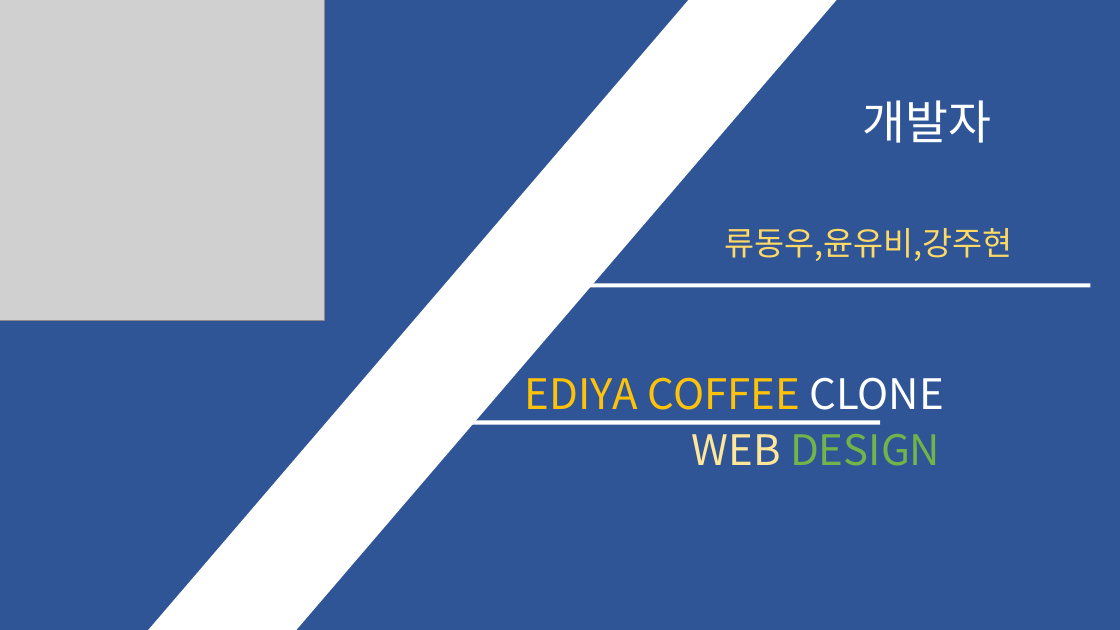
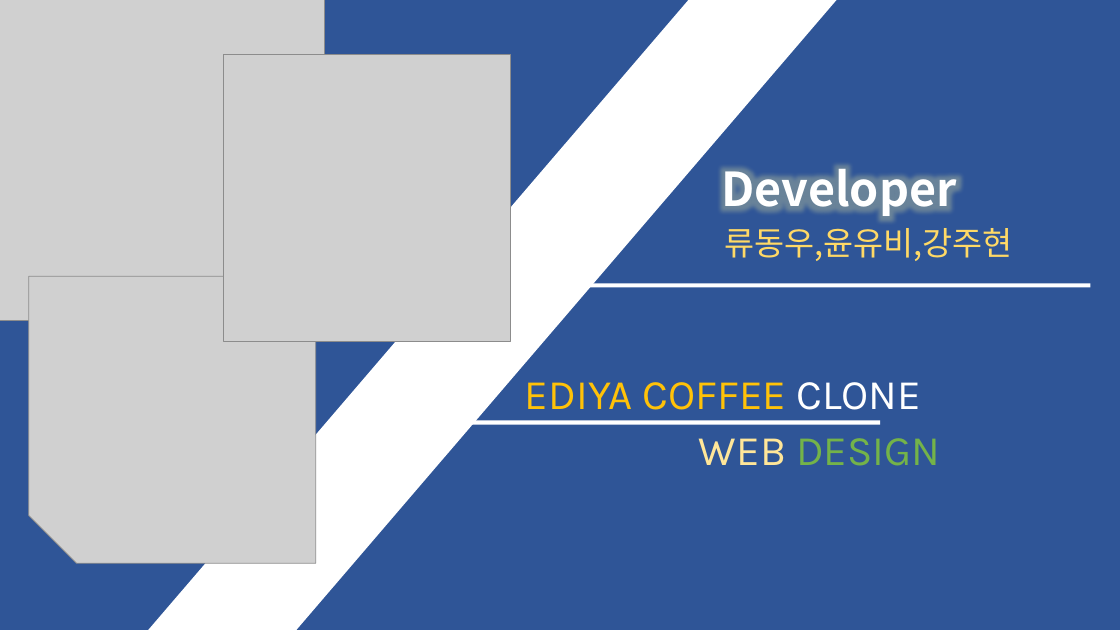
Before and after one commit to jjub0217/ediya3, a slide deck: slide 1 of 윤유비_발표자료.pptx. Drawn at 1120x630 pixels with LibreOffice and Linux fonts; fonts in the diff are those of the drawing; grey boxes stand for pictures. Boxes give left, top, right and bottom in pixels: in the first picture for what was removed or moved away, otherwise in the second. Text is boxed around its words. In the diff, an @@ line names an element or a change of style, - is before the commit and + after.

```diff
--- a/윤유비_발표자료.pptx
+++ b/윤유비_발표자료.pptx
@@ picture added at (223, 55, 511, 342) @@
@@ text at (721, 158, 956, 218): text changed; bold on @@
-개발자
+Developer
@@ picture added at (29, 276, 316, 564) @@
@@ text "EDIYA COFFEE CLONE" at (525, 382, 921, 410): font Noto Sans CJK KR to Karla @@
@@ text "WEB DESIGN" at (699, 438, 940, 466): font Noto Sans CJK KR to Karla @@
```
Also in this commit, not shown: 8 slides added, 1 other file.
